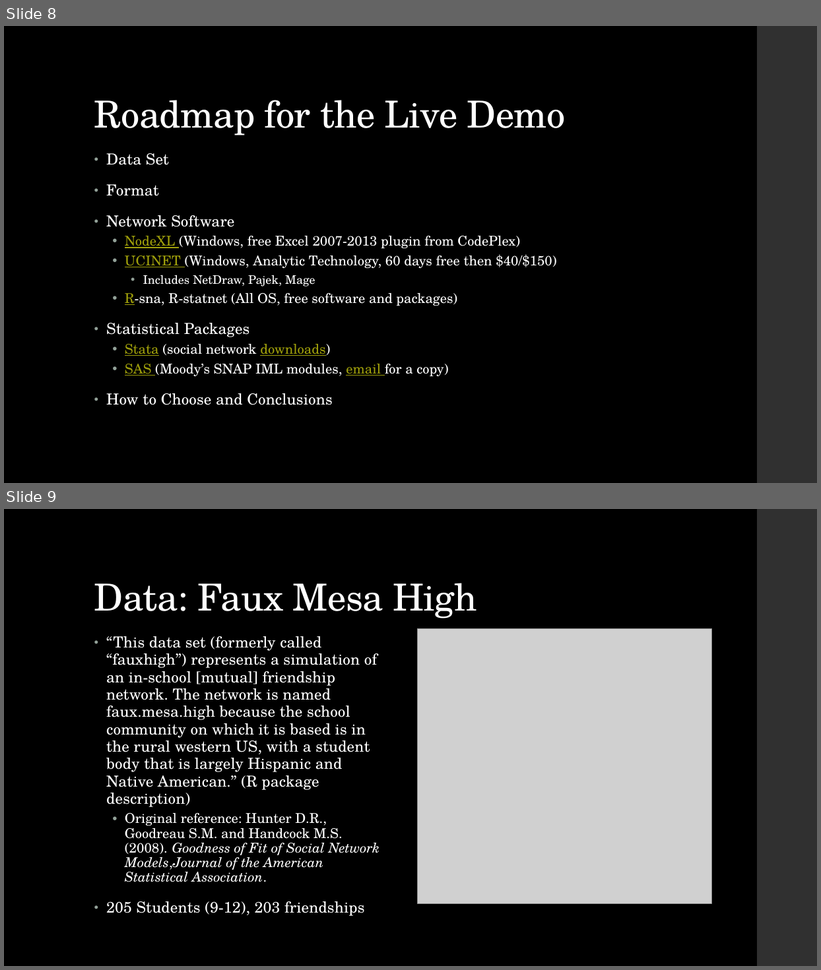
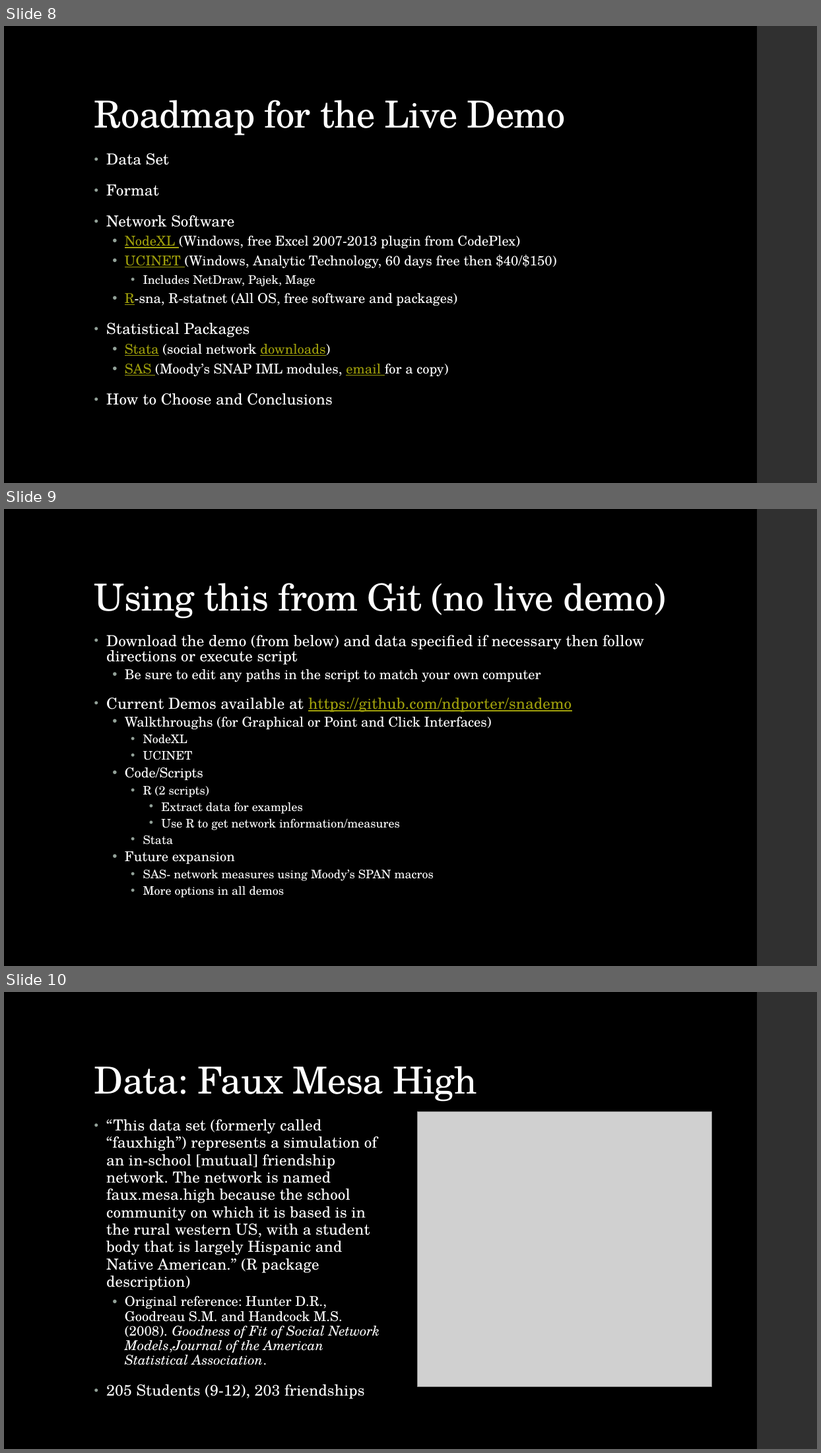
Before and after one commit to ndporter/snademo, a slide deck: Choosing a Social Network Tool (December 2013).pptx. Shown one above the other, each under a label of ours: slides 8 and 9 before the commit, slides 8, 9 and 10 after it. The pictures are 821x970 and 821x1453 pixels, drawn with LibreOffice and Linux fonts; fonts in the diff are those of the drawing; grey boxes stand for pictures. Boxes give left, top, right and bottom in pixels: in the first picture for what was removed or moved away, otherwise in the second. Text is boxed around its words. In the diff, an @@ line names an element or a change of style, - is before the commit and + after.

Commit message:
Updated PPTX
Added sources and how to use Github repo slides plus miscellaneous
updates.

```diff
--- a/Choosing a Social Network Tool (December 2013).pptx
+++ b/Choosing a Social Network Tool (December 2013).pptx
@@ slide 9 added at (4, 509, 817, 966), background #000000; not listed: 1 template element that a slide beside it also shows @@
@@ title added at (94, 583, 666, 619), 44 pt, text #FFFFFF @@
+Using this from Git (no live demo)
@@ text added at (106, 635, 644, 898), 14 pt, text #FFFFFF @@
+• Download the demo (from below) and data specified if necessary then follow directions or execute script
+  • Be sure to edit any paths in the script to match your own computer
+• Current Demos available at https://github.com/ndporter/snademo
+  • Walkthroughs (for Graphical or Point and Click Interfaces)
+    • NodeXL
+    • UCINET
+  • Code/Scripts
+    • R (2 scripts)
+      • Extract data for examples
+      • Use R to get network information/measures
+    • Stata
+  • Future expansion
+    • SAS- network measures using Moody’s SPAN macros
+    • More options in all demos
@@ what was slide 9 is now slide 10 @@
```
Also in this commit, not shown: 4 slides changed, 1 other slide added.
